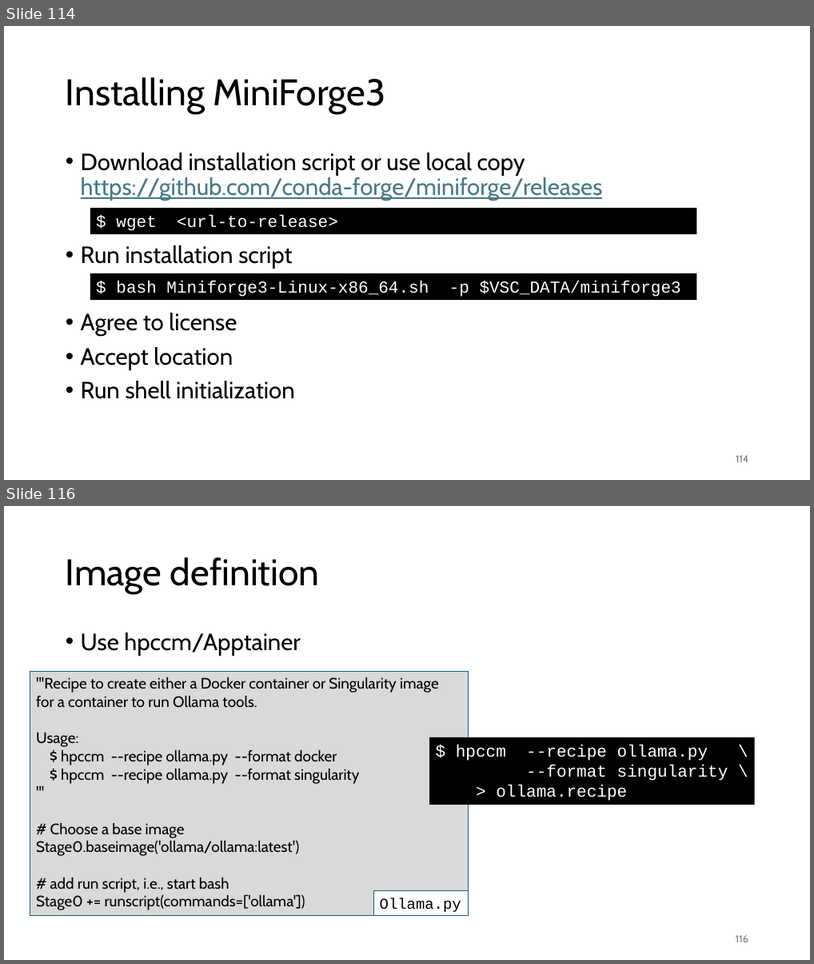
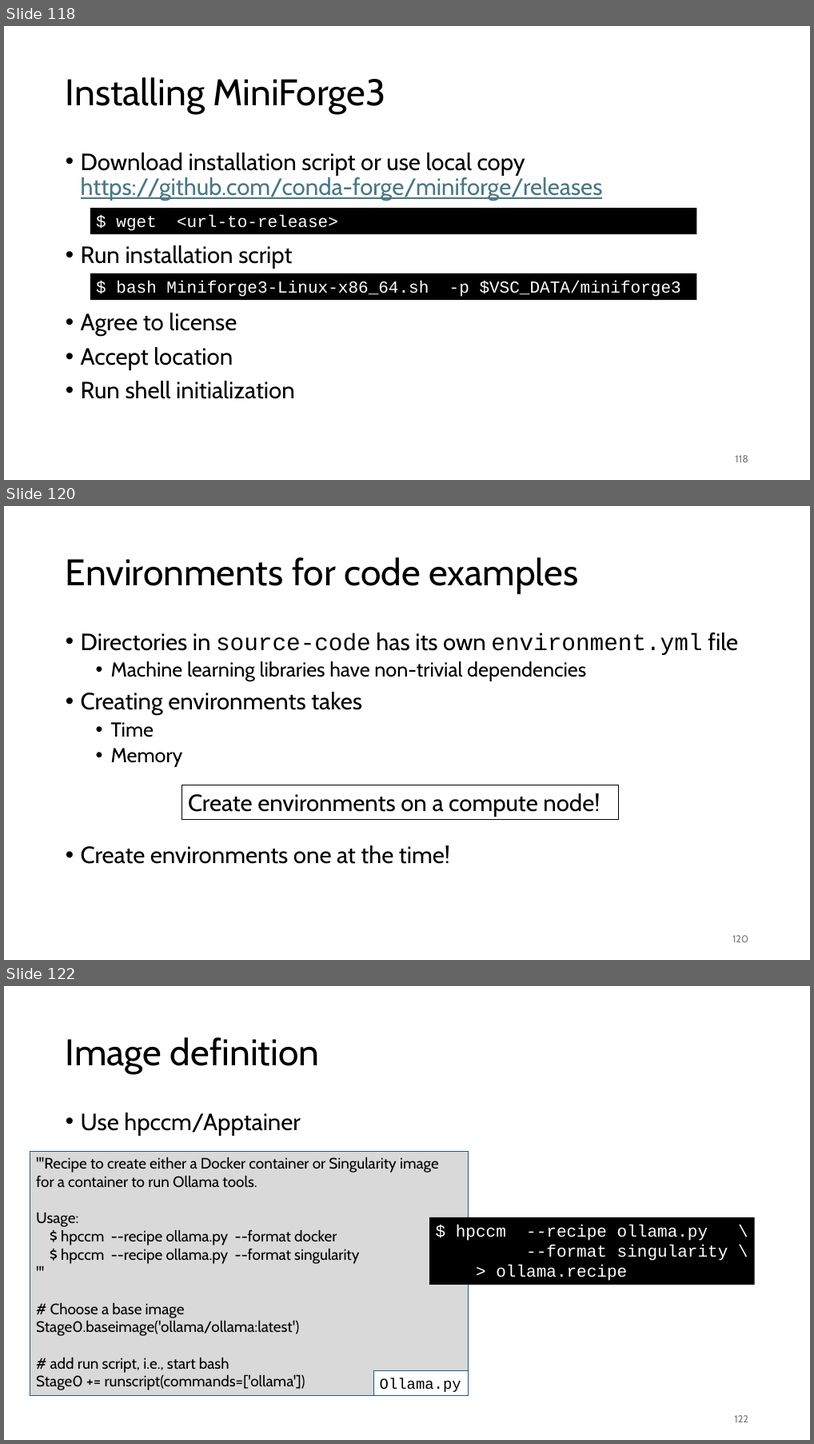
Before and after one commit to gjbex/Deploying-LLMs-locally, a slide deck: local_LLMs.pptx. Shown one above the other, each under a label of ours: slides 114 and 116 before the commit, slides 118, 120 and 122 after it; the slides between them are not shown. The pictures are 814x964 and 814x1444 pixels, drawn with LibreOffice and Linux fonts; fonts in the diff are those of the drawing. Boxes give left, top, right and bottom in pixels: in the first picture for what was removed or moved away, otherwise in the second. Text is boxed around its words. In the diff, an @@ line names an element or a change of style, - is before the commit and + after.

```diff
--- a/local_LLMs.pptx
+++ b/local_LLMs.pptx
@@ slide 120 added at [4,506,810,960], background #FFFFFF @@
@@ title added at [66,557,578,594], 44 pt, text #000000 @@
+Environments for code examples
@@ text added at [81,632,738,864], 28 pt, text #000000 @@
+• Directories in source-code has its own environment.yml file
+  • Machine learning libraries have non-trivial dependencies
+• Creating environments takes
+  • Time
+  • Memory
+• Create environments one at the time!
@@ rectangle added at [182,785,619,820], outline #000000 0.75 pt, 28 pt, text #000000 @@
+Create environments on a compute node!
@@ page number added at [733,935,749,942], 12 pt, text #797979 @@
+120
@@ what was slide 114 is now slide 118 @@
@@ page number at [735,455,749,462]: text changed @@
-114
+118
@@ what was slide 116 is now slide 122 @@
@@ page number at [734,1415,749,1422]: text changed @@
-116
+122
```
Also in this commit, not shown: 2 slides changed, 2 other slides added.
